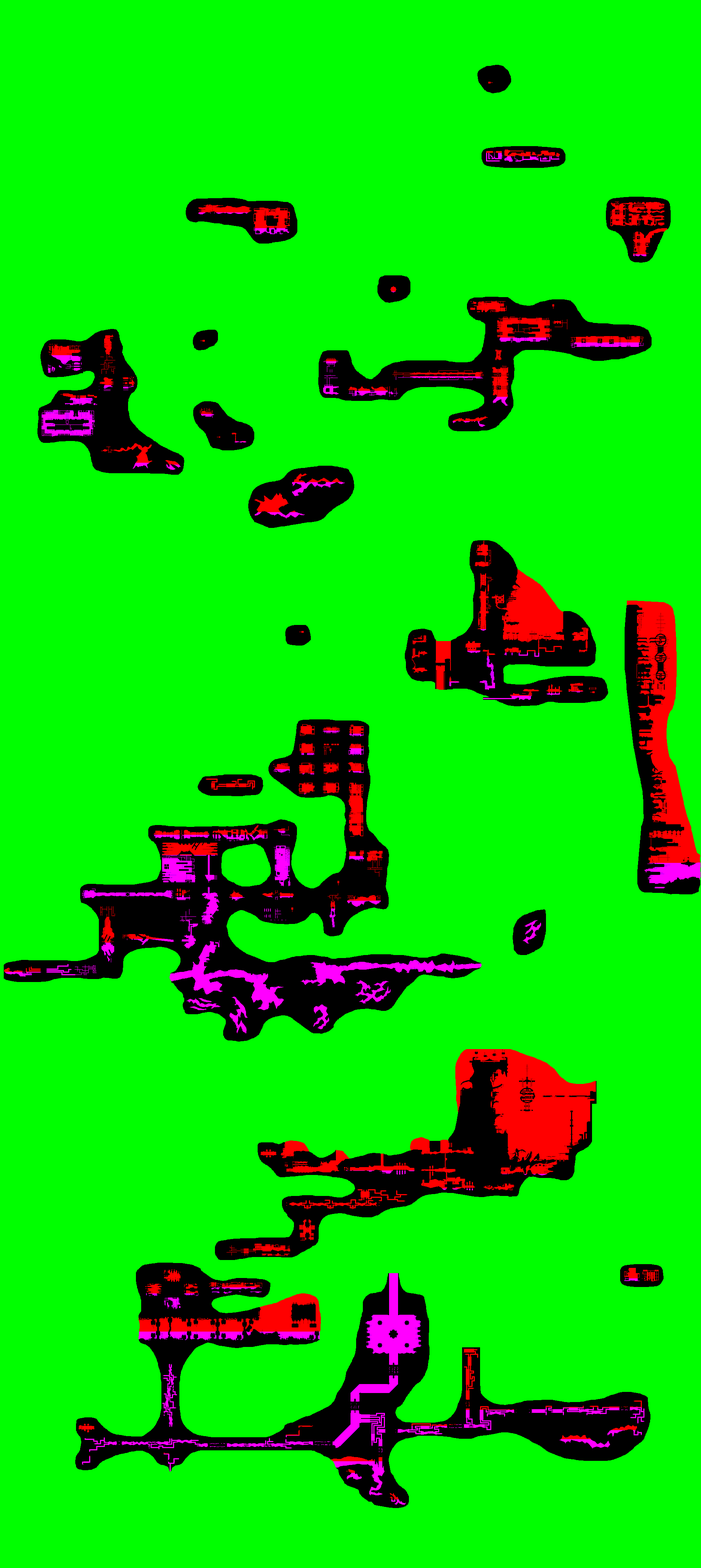
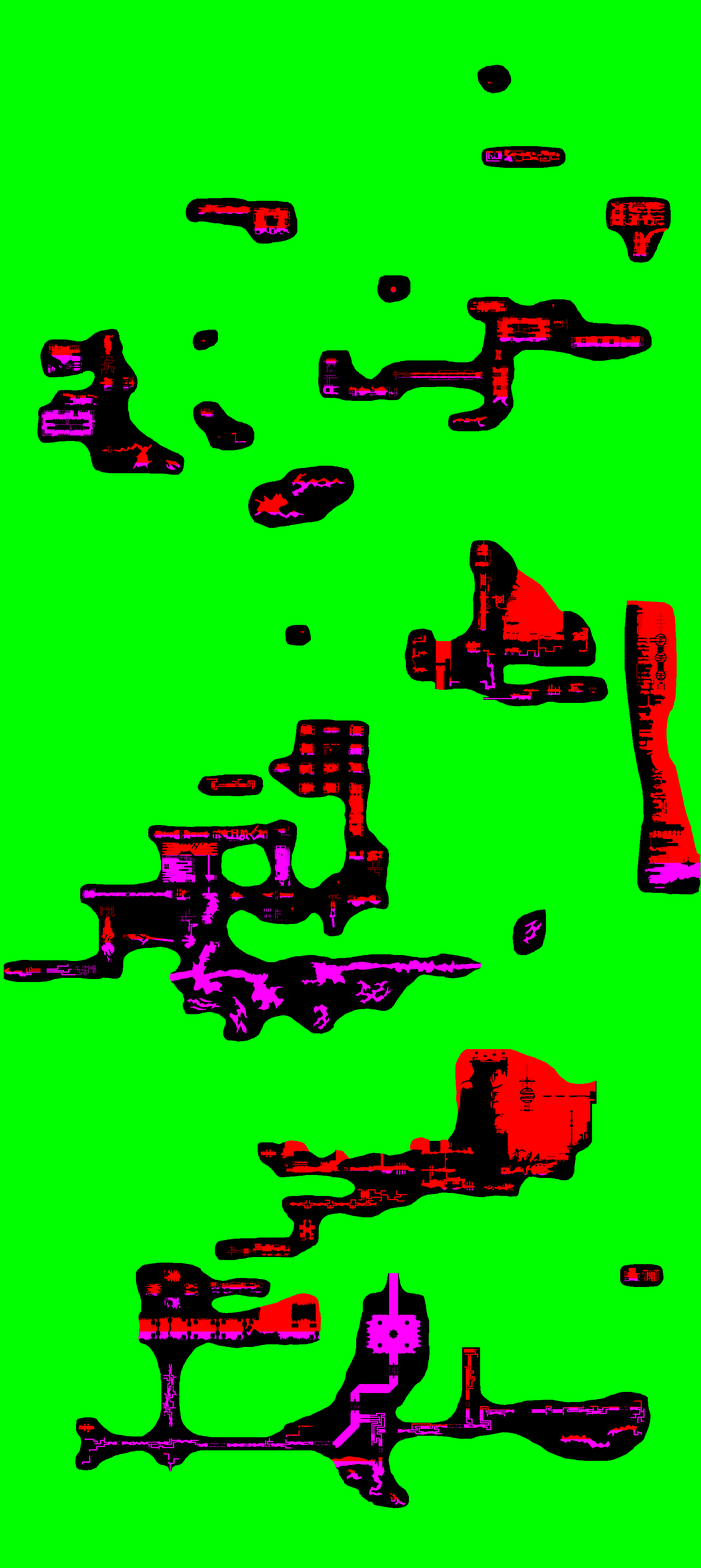
Layered file, before and after one edit (701 x 1568). Changes by layer:
painted on "Слой 1" over [514, 156, 561, 163]
